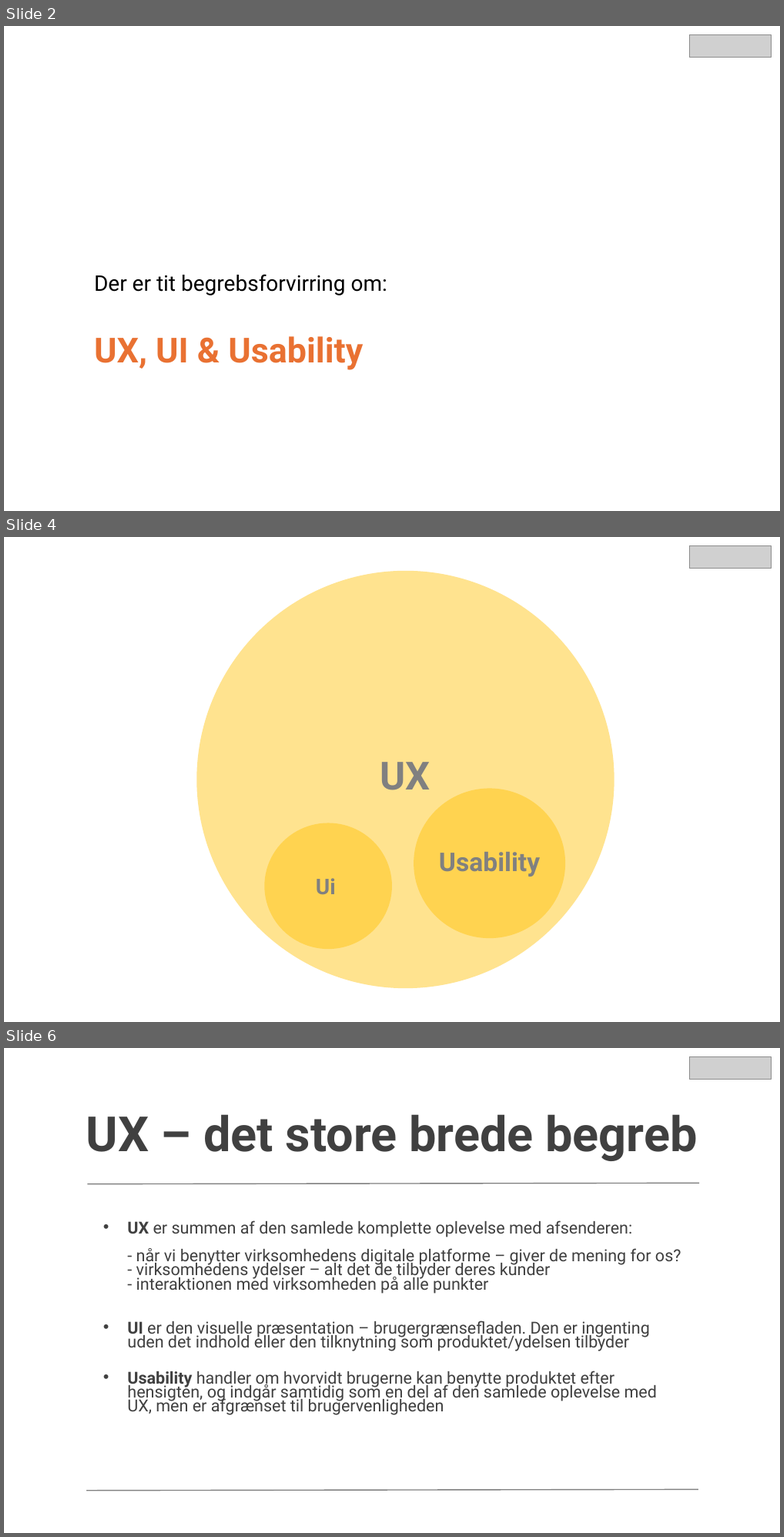
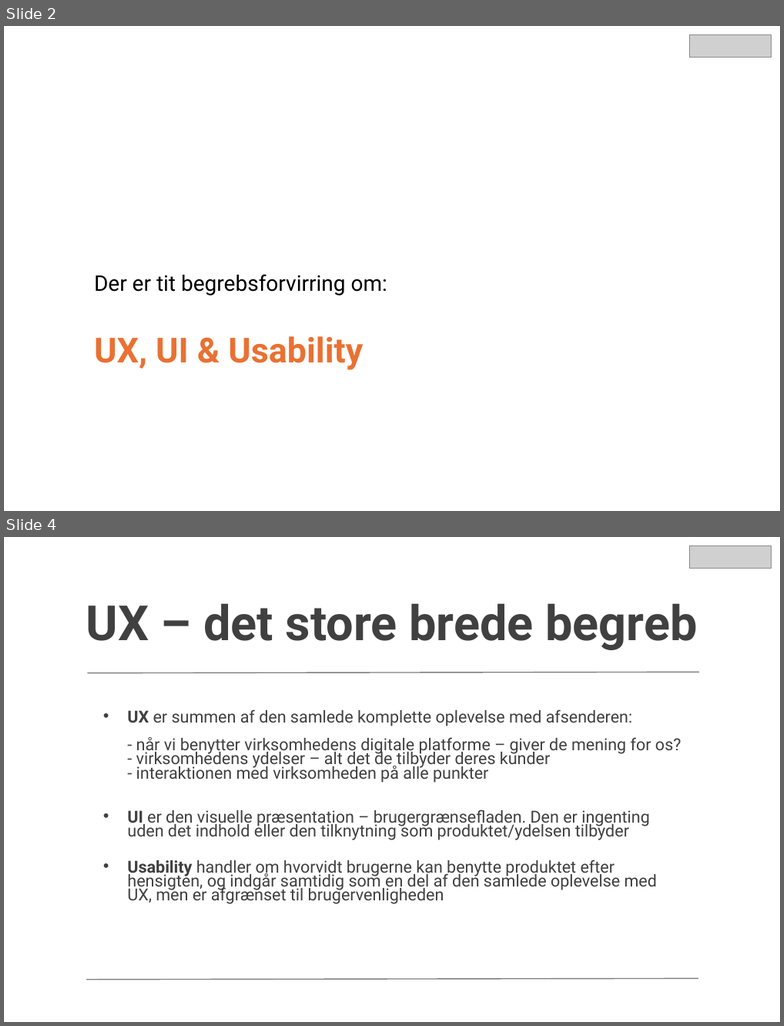
Before and after one commit to xiaoleibi/DMU26, a slide deck: UX valgfag2026.pptx. Shown one above the other, each under a label of ours: slides 2, 4 and 6 before the commit, slides 2 and 4 after it; the slides between them are not shown. The pictures are 784x1537 and 784x1026 pixels, drawn with LibreOffice and Linux fonts; fonts in the diff are those of the drawing; grey boxes stand for pictures. Boxes give left, top, right and bottom in pixels: in the first picture for what was removed or moved away, otherwise in the second. Text is boxed around its words. In the diff, an @@ line names an element or a change of style, - is before the commit and + after.

```diff
--- a/UX valgfag2026.pptx
+++ b/UX valgfag2026.pptx
@@ slide 4 removed at box(4, 537, 780, 1022), background #FFFFFF @@
@@ picture removed at box(690, 545, 772, 568) @@
@@ ellipse removed at box(196, 570, 614, 988) @@
@@ subtitle removed at box(381, 762, 431, 790) @@
-UX
@@ ellipse removed at box(414, 789, 565, 938) @@
@@ ellipse removed at box(265, 823, 392, 949) @@
@@ text removed at box(439, 852, 540, 877) @@
-Usability
@@ text removed at box(316, 878, 336, 894) @@
-Ui
@@ what was slide 6 is now slide 4 @@
```
Also in this commit, not shown: 4 slides changed, 1 slide added, 12 other slides removed.
